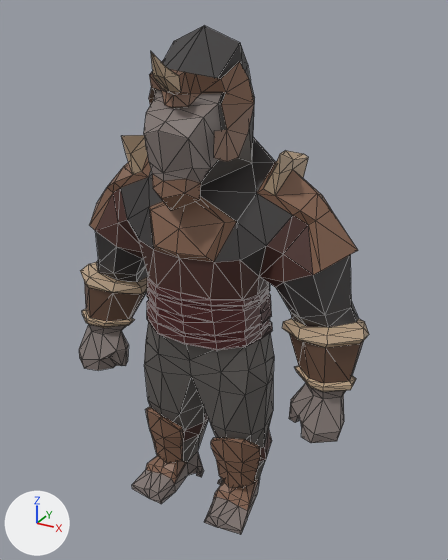
The COLLADA model Animations/GorillaIdle.dae as it was, and as the next commit left it.
Rendered twice from a 50 mm lens placed at (5.25, -7.21, 9.14), pointed at (0.28, 1.81, 4.63). The axes (+X, +Y, +Z) are drawn at lower left. The lights are the same throughout. Mesh edges are drawn as thin lines. Where no turn or scale is listed for an object, it has been applied to the vertices.

Before the edit, the objects in view are built like this:
```python
me_untitled_001 = bpy.data.meshes.new('Untitled.001')
me_untitled_001.from_pydata(...)  # 811 vertices, 1582 faces; spans x -2.97..2.97, y 0.24..2.88, z -0.01..8.89
me_untitled_001.materials.append(mat_vertex_colours)
ob_body_001 = bpy.data.objects.new('Body_001', me_untitled_001)
ob_body_001.location = (0.0, 0.0, 0.0)
```
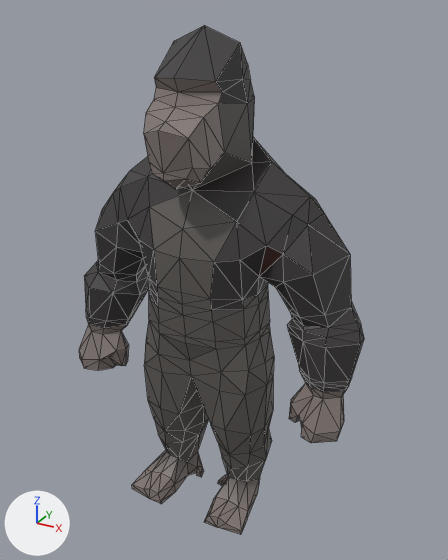
What differs and where, as boxes [x1, y1, x2, y2] in the pictures (448 x 560 px):
'Body_001', reshaped
    before: [79, 26, 369, 534]
    after: [79, 26, 364, 534]
part 1 of me_untitled_001, deleted (brown)
    before: [149, 52, 254, 162]
part 2 of me_untitled_001, cut back
    before: [80, 135, 369, 392]
    after: [98, 137, 364, 392]
part 3 of me_untitled_001, deleted (brown)
    before: [146, 407, 261, 511]
part 4 of me_untitled_001, recoloured (brown to grey)
    both: [85, 188, 364, 462]

What changed in the scene script:
```text
Change me_untitled_001:
    used by ob_body_001; location = (0.0, 0.0, 0.0)
    remove me_untitled_001.from_pydata(...)  # 811 vertices, 1582 faces; spans x -2.97..2.97, y 0.24..2.88, z -0.01..8.89
    add me_untitled_001.from_pydata(...)  # 464 vertices, 924 faces; spans x -2.91..2.91, y 0.34..2.88, z -0.01..8.89
    me_untitled_001 part 1: the loose piece of 50 vertices spanning x -0.88..0.88, y 0.24..1.7, z 6.94..8.6 is deleted
    me_untitled_001 part 2: 1 vertex moved from x 1.98, y 1.59, z 4.24 to x 1.96, y 1.54, z 4.25; 243 vertices removed from x -2.97..2.97, y 0.36..2.8, z 3.11..7.13; 30 vertices added at x -2.03..2.84, y 0.93..2.59, z 3.17..6.86
    me_untitled_001 part 3: 84 vertices removed from x -1.31..1.31, y 1.02..1.68, z 0.32..1.82
    me_untitled_001 part 4: 107 kept faces spanning x -2.91..2.91, y 0.81..2.77, z 1.01..6.15 get new vertex colours
```
